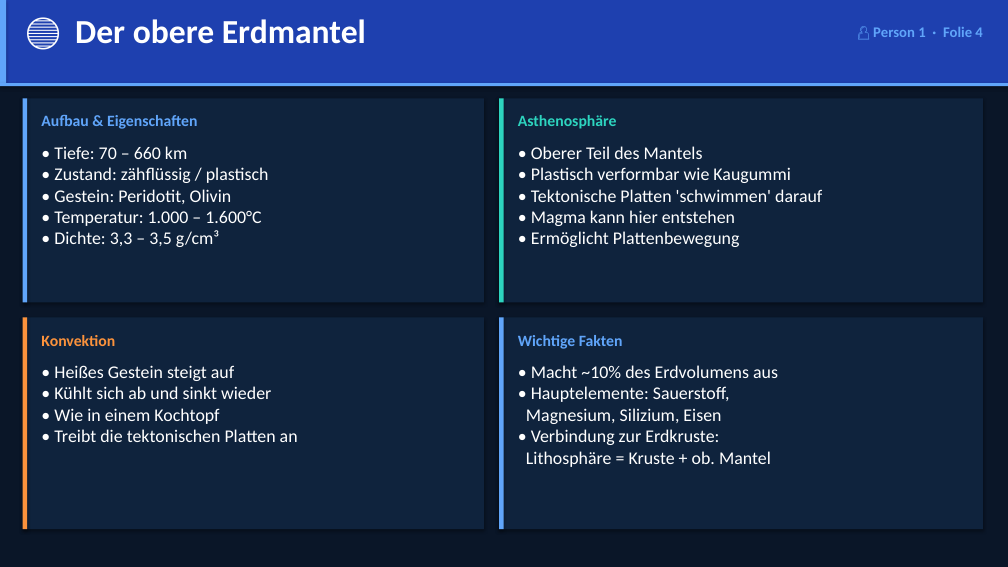
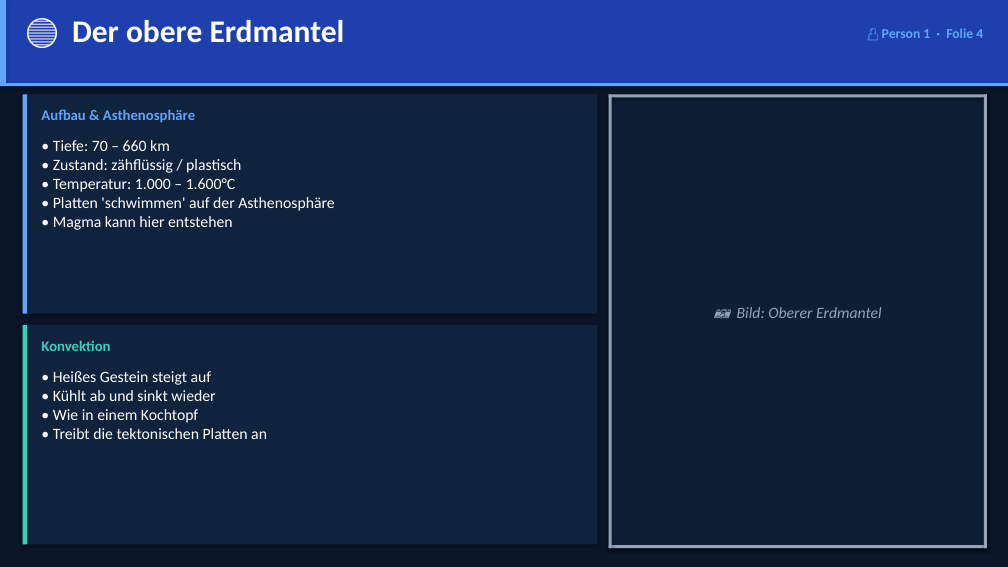
Before and after one commit to welias123/pulsewave-app, a slide deck: slide 4 of Aufbau_der_Erde.pptx. Drawn at 1008x567 pixels with LibreOffice and Linux fonts; fonts in the diff are those of the drawing. Boxes give left, top, right and bottom in pixels: in the first picture for what was removed or moved away, otherwise in the second. Text is boxed around its words. In the diff, an @@ line names an element or a change of style, - is before the commit and + after.

```diff
--- a/Aufbau_der_Erde.pptx
+++ b/Aufbau_der_Erde.pptx
@@ text "🔵 Der obere Erdmantel" at box(72, 20, 345, 43): size 32 to 30 pt @@
@@ text "👤 Person 1 · Folie ...": place and size @@
-text "👤 Person 1 · Folie ..." at box(873, 27, 982, 37)
+text "👤 Person 1 · Folie ..." at box(882, 28, 983, 38)
@@ text "👤 Person 1 · Folie ..." at box(882, 28, 983, 38): size 14 to 13 pt @@
@@ rectangle: place and size @@
-rectangle at box(23, 98, 27, 302)
+rectangle at box(23, 95, 27, 314)
@@ rectangle: place and size @@
-rectangle at box(23, 98, 484, 302)
+rectangle at box(23, 95, 597, 314)
@@ text at box(41, 109, 195, 123): text changed; size 15 to 14 pt @@
-Aufbau & Eigenschaften
+Aufbau & Asthenosphäre
@@ text removed at box(518, 115, 617, 129) @@
-Asthenosphäre
@@ rectangle: place and size @@
-rectangle at box(23, 318, 484, 529)
+rectangle at box(609, 95, 987, 548)
@@ rectangle at box(609, 95, 987, 548): fill #0F233D to #0D1E35 @@
@@ rectangle added at box(609, 95, 987, 98), fill #94A3B8 @@
@@ rectangle added at box(609, 95, 612, 548), fill #94A3B8 @@
@@ rectangle added at box(984, 95, 987, 548), fill #94A3B8 @@
@@ text at box(53, 140, 241, 192): size 17 to 15 pt in "• Tiefe: 70 – 660 km", "• Zustand: zähflüssig / plastisch", "• Temperatur: 1.000 – 1.600°C" @@
@@ text removed at box(531, 146, 822, 247) @@
-• Oberer Teil des Mantels
-• Plastisch verformbar wie Kaugummi
-• Tektonische Platten 'schwimmen' darauf
-• Magma kann hier entstehen
-• Ermöglicht Plattenbewegung
@@ text at box(53, 197, 334, 230): text changed; size 17 to 15 pt @@
-• Dichte: 3,3 – 3,5 g/cm³
+• Platten 'schwimmen' auf der Asthenosphäre
+• Magma kann hier entstehen
@@ text at box(54, 189, 232, 204): paragraph removed @@
-• Gestein: Peridotit, Olivin
@@ rectangle: place and size @@
-rectangle at box(499, 98, 504, 302)
+rectangle at box(23, 325, 27, 544)
@@ rectangle: place and size @@
-rectangle at box(499, 98, 983, 302)
+rectangle at box(23, 325, 597, 544)
@@ rectangle removed at box(23, 318, 27, 529) @@
@@ rectangle removed at box(499, 318, 983, 529) @@
@@ rectangle removed at box(499, 318, 504, 529) @@
@@ text added at box(737, 307, 882, 318), 15 pt, text #94A3B8, italic @@
+📷 Bild: Oberer Erdmantel
@@ text "Konvektion" at box(41, 340, 110, 351): size 15 to 14 pt, text colour #FB923C to #2DD4BF @@
@@ text removed at box(518, 335, 623, 349) @@
-Wichtige Fakten
@@ text at box(53, 371, 267, 439): size 17 to 15 pt in "• Heißes Gestein steigt auf", "• Wie in einem Kochtopf", "• Treibt die tektonischen Platten an" @@
@@ text removed at box(526, 365, 778, 467) @@
-• Macht ~10% des Erdvolumens aus
-• Hauptelemente: Sauerstoff,
-Magnesium, Silizium, Eisen
-• Verbindung zur Erdkruste:
-Lithosphäre = Kruste + ob. Mantel
@@ text at box(53, 390, 215, 401): text changed; size 17 to 15 pt @@
-• Kühlt sich ab und sinkt wieder
+• Kühlt ab und sinkt wieder
@@ rectangle added at box(609, 545, 987, 548), fill #94A3B8 @@
```
Also in this commit, not shown: 8 other slides changed, 2 slides added, 1 slide removed, 1 other file.
